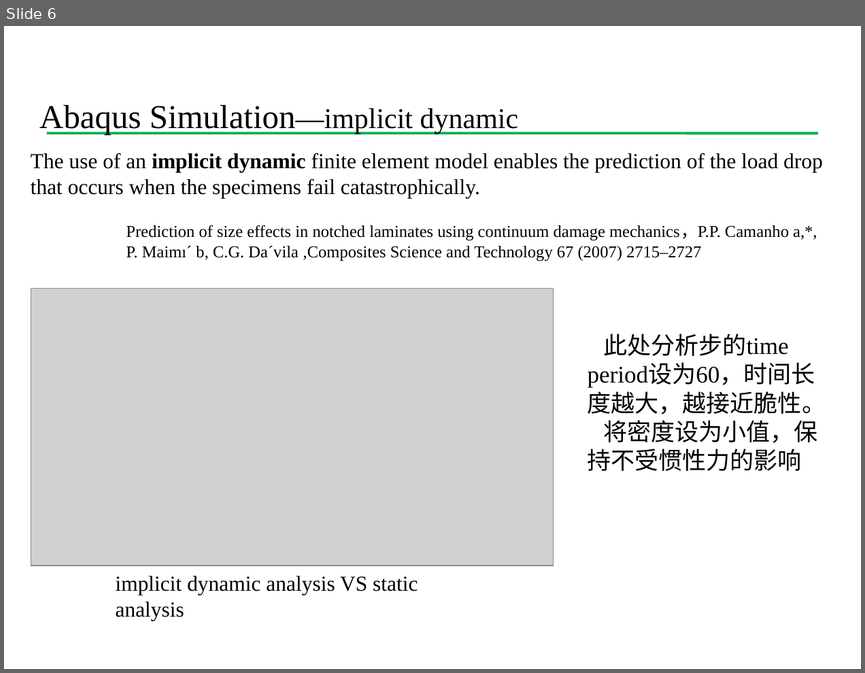
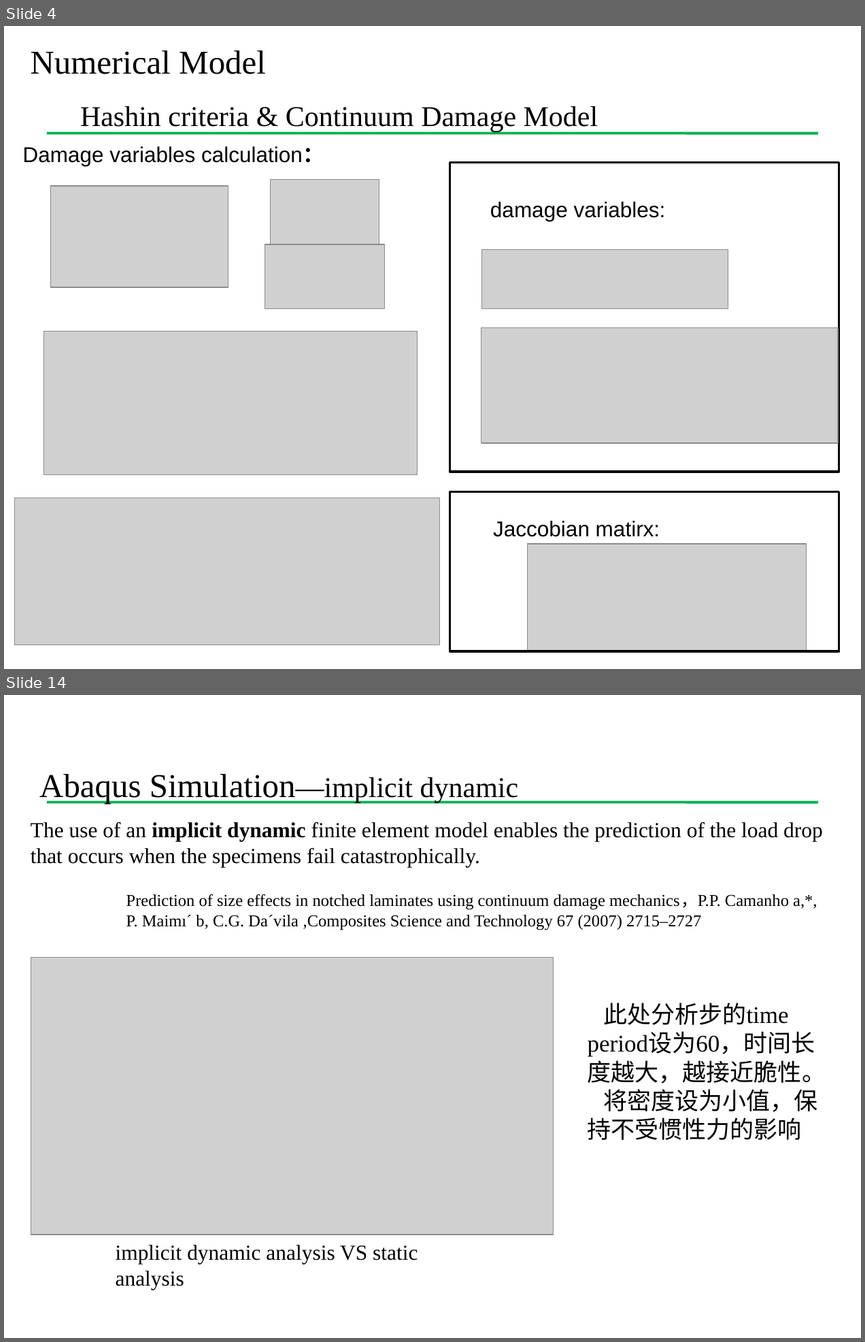
Before and after one commit to Chu2015/UMAThashinlinear4, a slide deck: 组会报告/组会20180110.pptx. Shown one above the other, each under a label of ours: slide 6 before the commit, slides 4 and 14 after it; the slides between them are not shown. The pictures are 865x673 and 865x1342 pixels, drawn with LibreOffice and Linux fonts; fonts in the diff are those of the drawing; grey boxes stand for pictures; background and template pictures are left out. Boxes give left, top, right and bottom in pixels: in the first picture for what was removed or moved away, otherwise in the second. Text is boxed around its words. In the diff, an @@ line names an element or a change of style, - is before the commit and + after.

```diff
--- a/组会报告/组会20180110.pptx
+++ b/组会报告/组会20180110.pptx
@@ slide 4 added at [4,26,861,669], background #FFFFFF; not listed: 1 template element that a slide beside it also shows @@
@@ text added at [31,50,598,132], 24 pt, text #000000 @@
+  Numerical Model
+  Hashin criteria & Continuum Damage Model
@@ text added at [23,146,324,166], 18 pt, text #000000 @@
+Damage variables calculation：
@@ rectangle added at [449,162,838,471], fill #FFFFFF, outline #000000 2 pt @@
@@ picture added at [50,185,228,286] @@
@@ picture added at [271,180,379,244] @@
@@ text added at [490,201,666,221], 18 pt, text #000000 @@
+damage variables:
@@ picture added at [264,244,384,309] @@
@@ picture added at [482,250,728,309] @@
@@ picture added at [43,331,417,474] @@
@@ picture added at [481,328,838,444] @@
@@ rectangle added at [449,491,838,651], outline #000000 2 pt @@
@@ picture added at [14,497,439,643] @@
@@ text added at [493,520,660,537], 18 pt, text #000000 @@
+Jaccobian matirx:
@@ picture added at [528,543,806,651] @@
@@ what was slide 6 is now slide 14 @@
```
Also in this commit, not shown: 5 slides changed, 8 other slides added, 2 other files.
